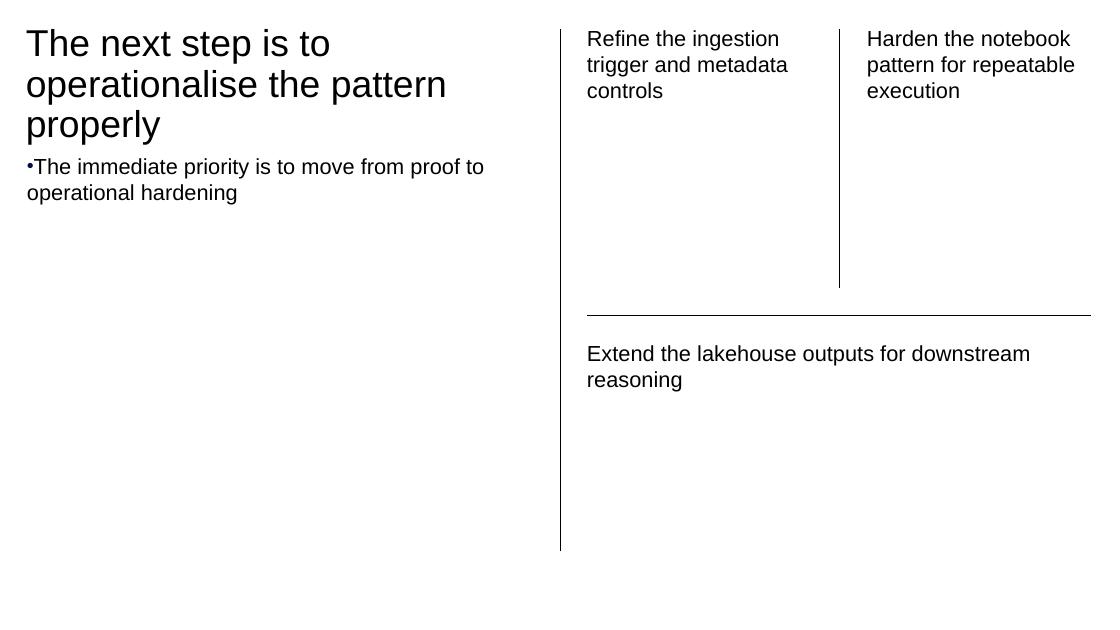
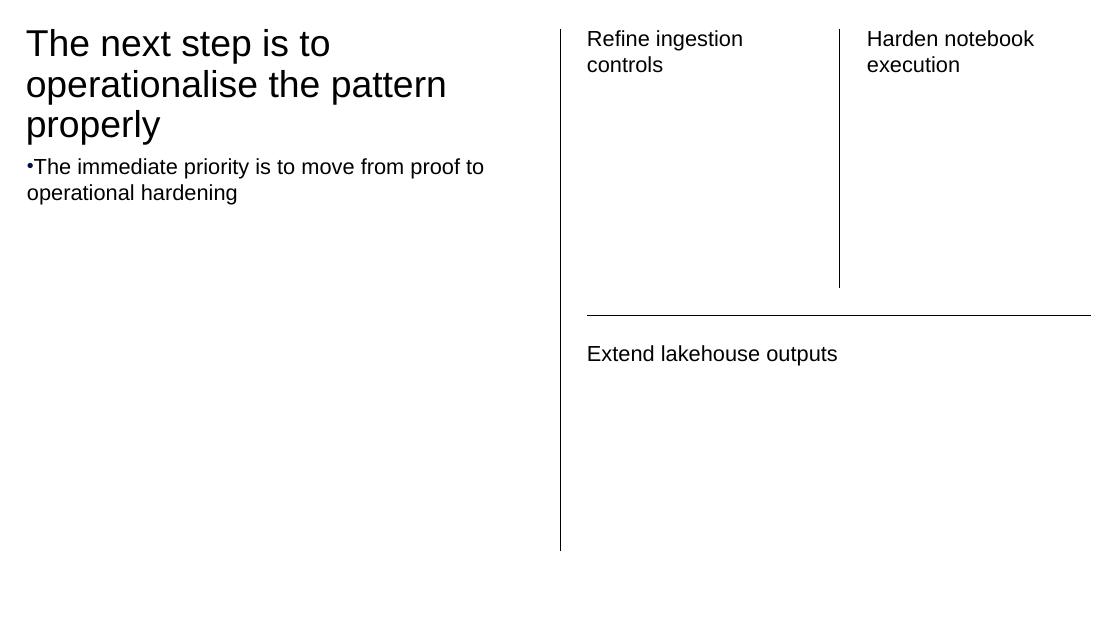
Before and after one commit to davidrrowley/PowerPointAutoGen, a slide deck: slide 10 of scripts/PowerPoint Slide Inventory Script/ibm_yaml_test_v6.pptx. Drawn at 1120x630 pixels with LibreOffice and Linux fonts; fonts in the diff are those of the drawing. Boxes give left, top, right and bottom in pixels: in the first picture for what was removed or moved away, otherwise in the second. Text is boxed around its words. In the diff, an @@ line names an element or a change of style, - is before the commit and + after.

```diff
--- a/scripts/PowerPoint Slide Inventory Script/ibm_yaml_test_v6.pptx
+++ b/scripts/PowerPoint Slide Inventory Script/ibm_yaml_test_v6.pptx
@@ text at bbox=[587, 30, 743, 73]: text changed @@
-Refine the ingestion trigger and metadata controls
+Refine ingestion controls
@@ text at bbox=[867, 30, 1034, 73]: text changed @@
-Harden the notebook pattern for repeatable execution
+Harden notebook execution
@@ text at bbox=[587, 345, 838, 365]: text changed @@
-Extend the lakehouse outputs for downstream reasoning
+Extend lakehouse outputs
```
Also in this commit, not shown: 2 other slides changed, 4 other files.
